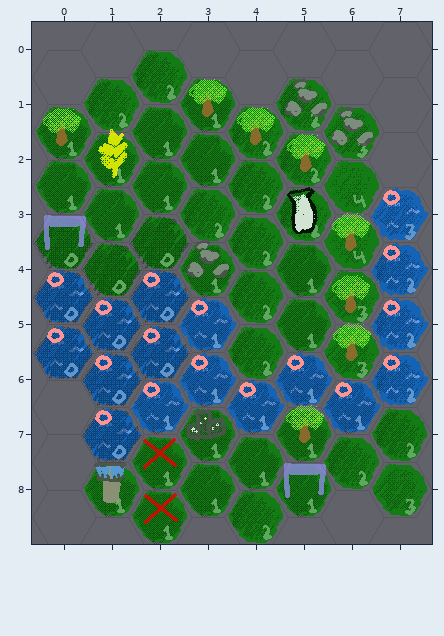
Tiled map (JSON), stored at Tiled/Region1.json. The picture above is the old version.
Cells are 64x55 px. Hexagonal. Every second column is shifted by half a cell. Shown: x 0..7, y 0..8.
And afterwards:
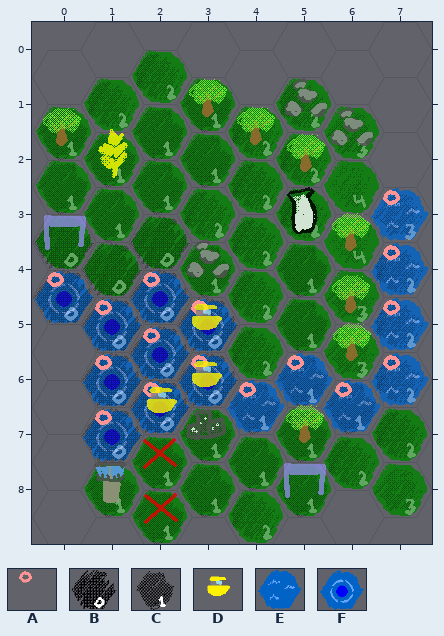
Key: from "Groups": A 0; from "Height": B 0, C 1; from "Objects": D 10; from "Type": E 0, F 5.
_ is an empty cell.
Objects are placed by their top-left corner, in cells (3,4 is the top-left corner of cell 3,4); size is 1x1 cell unless given.
The author wrote: add skimmer/dredger spawning & update map
Difference:
Layer "Tile Type":
The edit turns tile E into tile F in row 4 at x 0 and 2; in rows 5 to 6 at x 1 to 3; in row 7 at x 1.
Tile E is removed in row 5 at x 0.
Layer "Tile Height":
The edit turns tile C into tile B in row 5 at x 3; in row 6 at x 2 to 3.
Tile B is removed in row 5 at x 0.
Layer "Groups":
Tile A is removed in row 5 at x 0.
Layer "Objects":
A new object: D "region1_skimmer3" at 3,5 size 1.3x1.
A new object: D "region1_skimmer1" at 2.9,6 size 1.3x1.
A new object: D "region1_skimmer2" at 2,6.5 size 1.3x1.
Where, in picture pixels (left, top, right, bottom), the same in both pictures:
changed: (34, 270, 238, 462)
